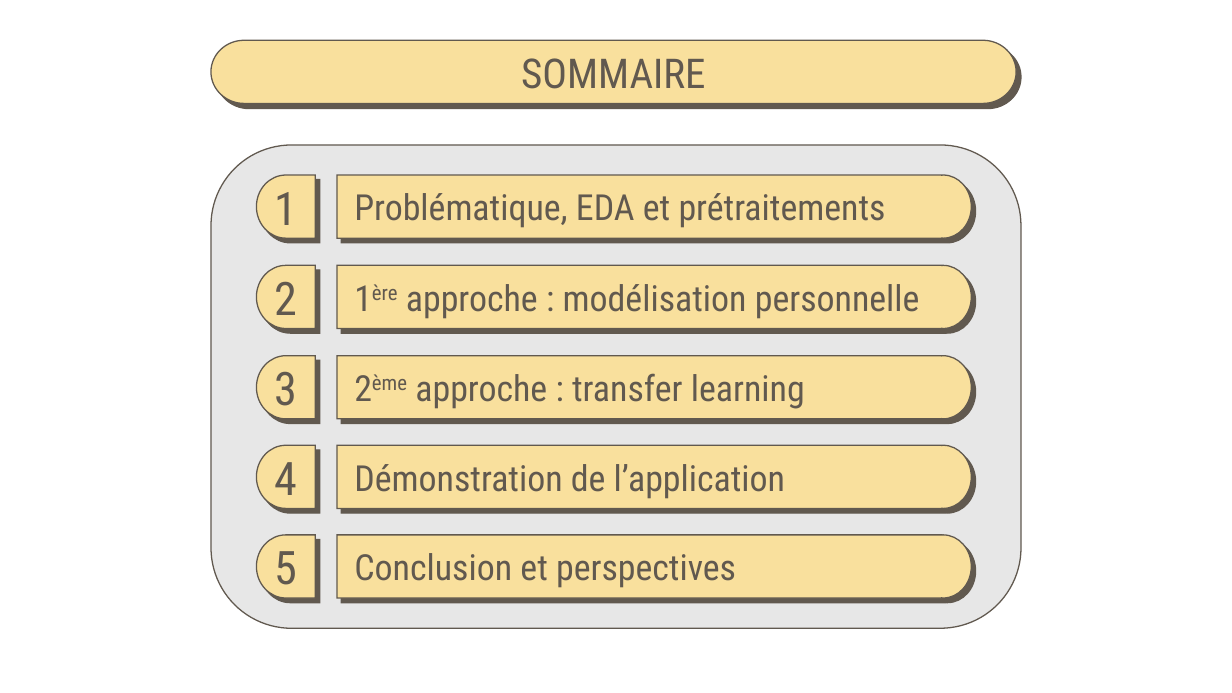
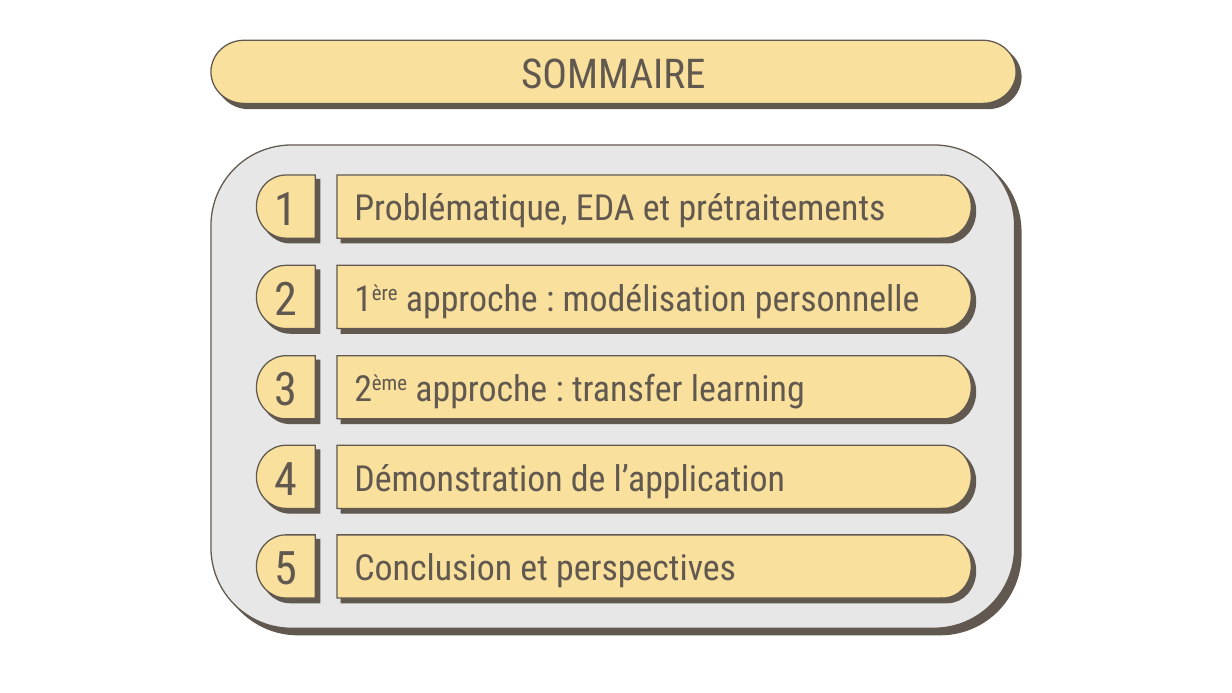
Before and after one commit to BiGHeaDMaX/Identifier-Races-Chiens-avec-TensorFlow, a slide deck: slide 2 of 05 - Présentation.pptx (slide 3 before the commit). Drawn at 1232x693 pixels with LibreOffice and Linux fonts; fonts in the diff are those of the drawing. Boxes give left, top, right and bottom in pixels: in the first picture for what was removed or moved away, otherwise in the second. Text is boxed around its words. In the diff, an @@ line names an element or a change of style, - is before the commit and + after.

```diff
--- a/05 - Présentation.pptx
+++ b/05 - Présentation.pptx
@@ rounded rectangle: place and size @@
-rounded rectangle at box(211, 145, 1021, 628)
+rounded rectangle at box(211, 145, 1015, 628)
@@ rounded rectangle added at box(217, 152, 1021, 635), fill #61594F, outline #61594F 1 pt @@
```
Also in this commit, not shown: 11 other slides changed, 4 slides added, 2 slides removed.
